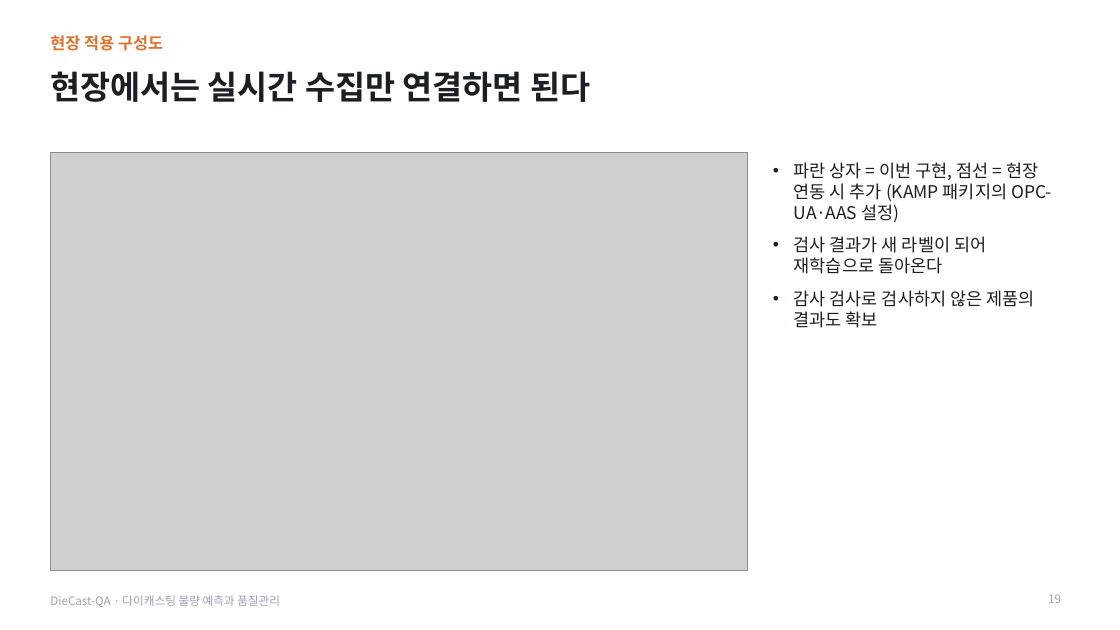
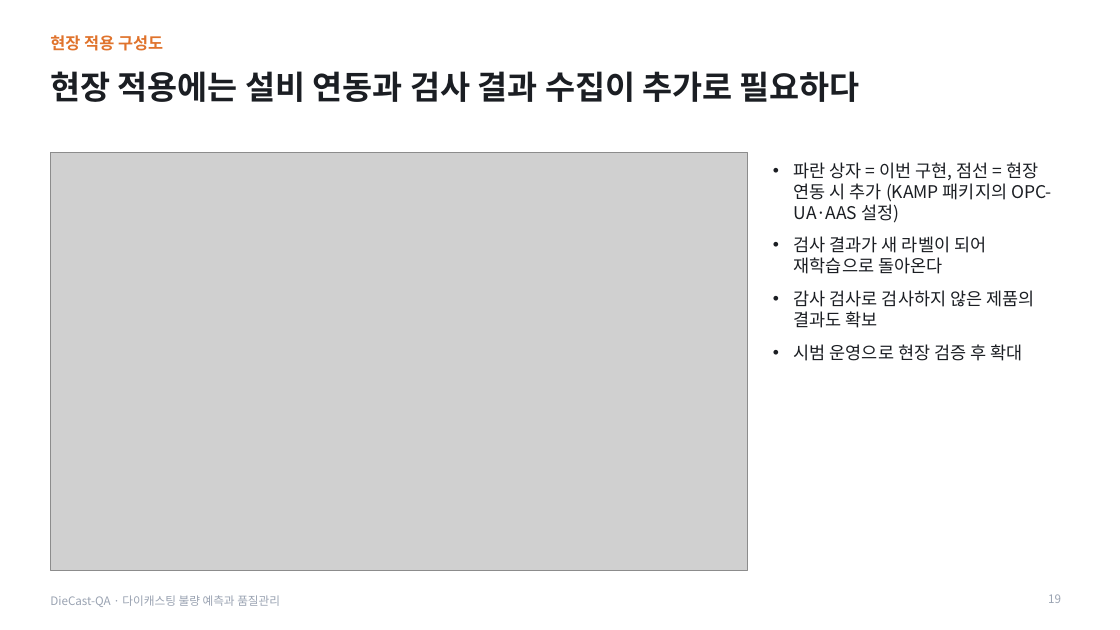
Before and after one commit to seoki0804/DieCast-QA-public, a slide deck: slide 19 of docs/presentation/DieCast-QA_최종발표.pptx. Drawn at 1120x630 pixels with LibreOffice and Linux fonts; fonts in the diff are those of the drawing; grey boxes stand for pictures. Boxes give left, top, right and bottom in pixels: in the first picture for what was removed or moved away, otherwise in the second. Text is boxed around its words. In the diff, an @@ line names an element or a change of style, - is before the commit and + after.

Commit message:
docs: 검사 비용 해석 보완 (단순 방식 대비 절감, 규칙 대비 모델 가치, 8.4절)

```diff
--- a/docs/presentation/DieCast-QA_최종발표.pptx
+++ b/docs/presentation/DieCast-QA_최종발표.pptx
@@ title at (x1=50, y1=71, x2=860, y2=102): text changed @@
-현장에서는 실시간 수집만 연결하면 된다
+현장 적용에는 설비 연동과 검사 결과 수집이 추가로 필요하다
@@ text at (x1=794, y1=344, x2=1022, y2=361): paragraph added @@
+• 시범 운영으로 현장 검증 후 확대
```
Also in this commit, not shown: 4 other slides changed, 5 other files.
